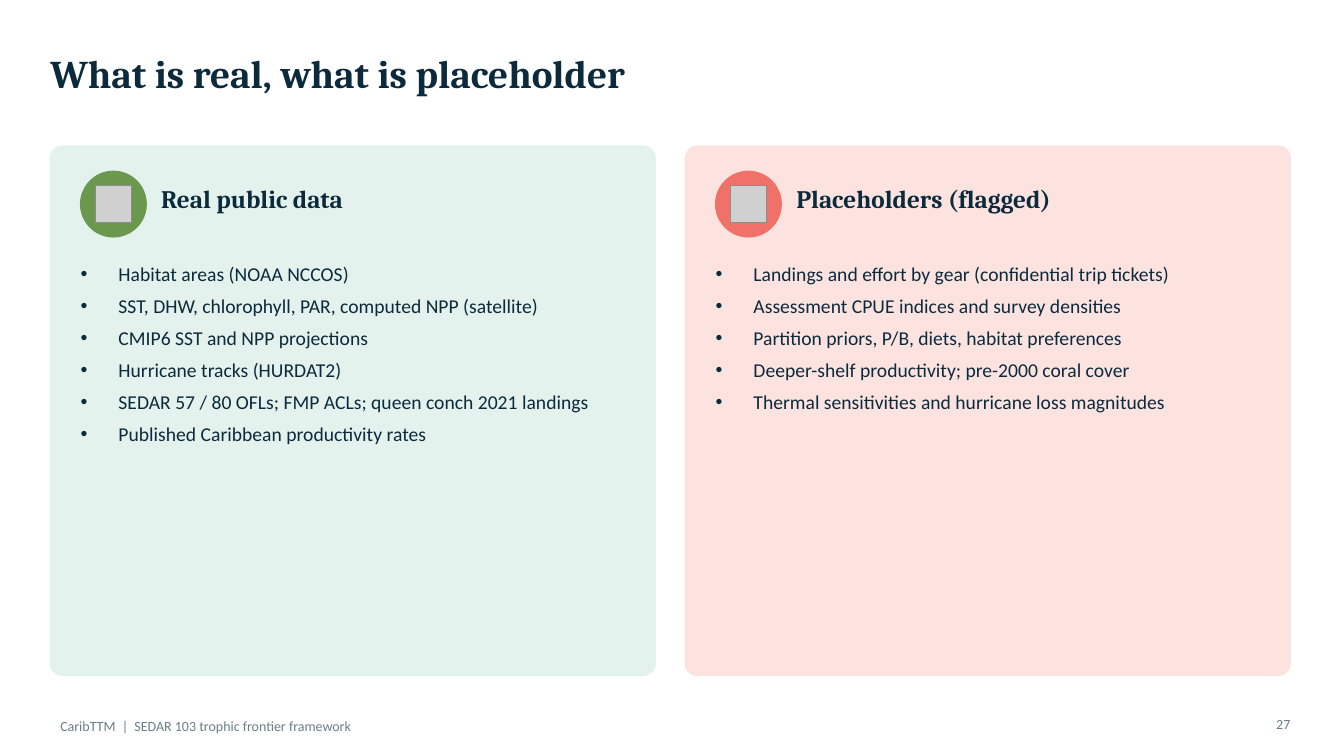
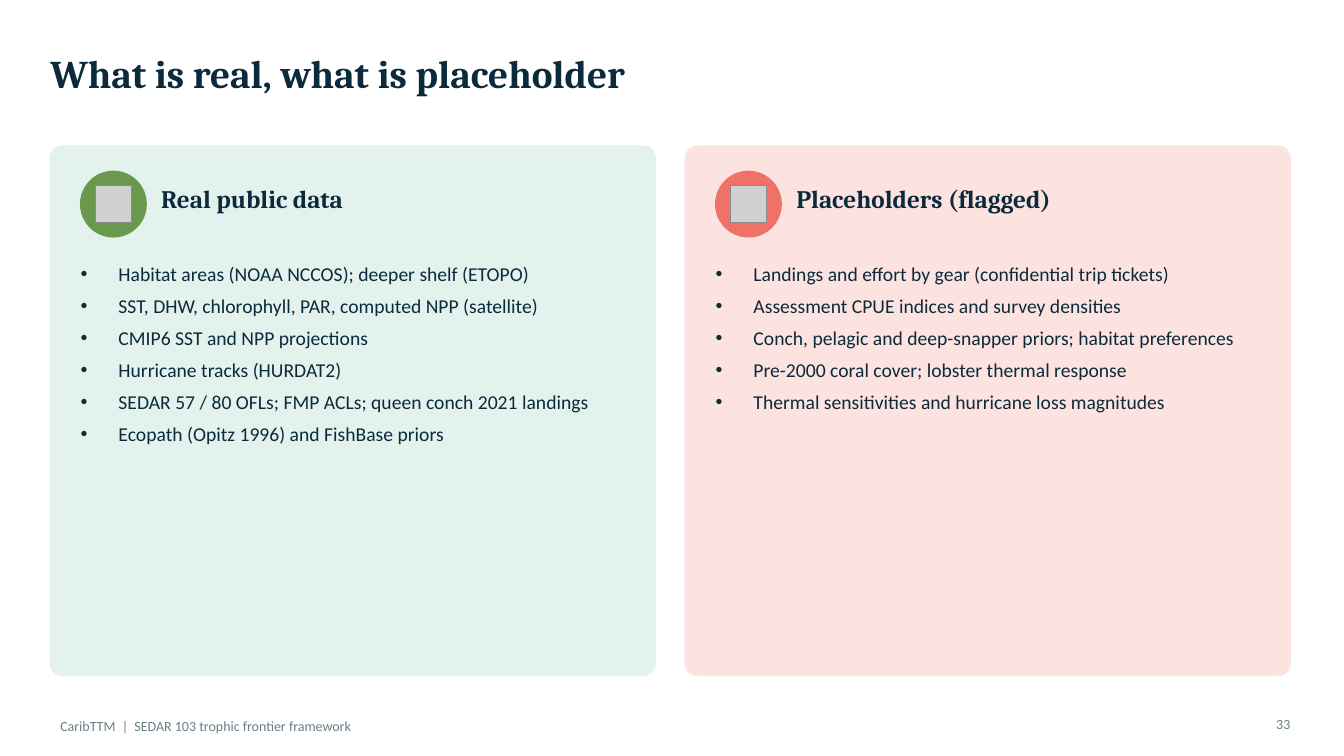
Before and after one commit to mattwoodstock/CaribTrophicTransfer, a slide deck: slide 33 of docs/presentation/CaribTTM_StCroix_Trap.pptx (slide 27 before the commit). Drawn at 1344x756 pixels with LibreOffice and Linux fonts; fonts in the diff are those of the drawing; grey boxes stand for pictures. Boxes give left, top, right and bottom in pixels: in the first picture for what was removed or moved away, otherwise in the second. Text is boxed around its words. In the diff, an @@ line names an element or a change of style, - is before the commit and + after.

```diff
--- a/docs/presentation/CaribTTM_StCroix_Trap.pptx
+++ b/docs/presentation/CaribTTM_StCroix_Trap.pptx
@@ text at (118,267,529,284): text changed @@
-• Habitat areas (NOAA NCCOS)
+• Habitat areas (NOAA NCCOS); deeper shelf (ETOPO)
@@ text at (753,331,1233,380): text changed @@
-• Partition priors, P/B, diets, habitat preferences
-• Deeper-shelf productivity; pre-2000 coral cover
+• Conch, pelagic and deep-snapper priors; habitat preferences
+• Pre-2000 coral cover; lobster thermal response
@@ text at (118,427,444,444): text changed @@
-• Published Caribbean productivity rates
+• Ecopath (Opitz 1996) and FishBase priors
@@ page number at (1276,720,1290,729): text changed @@
-27
+33
```
Also in this commit, not shown: 11 other slides changed, 6 slides added, 1 other file.
